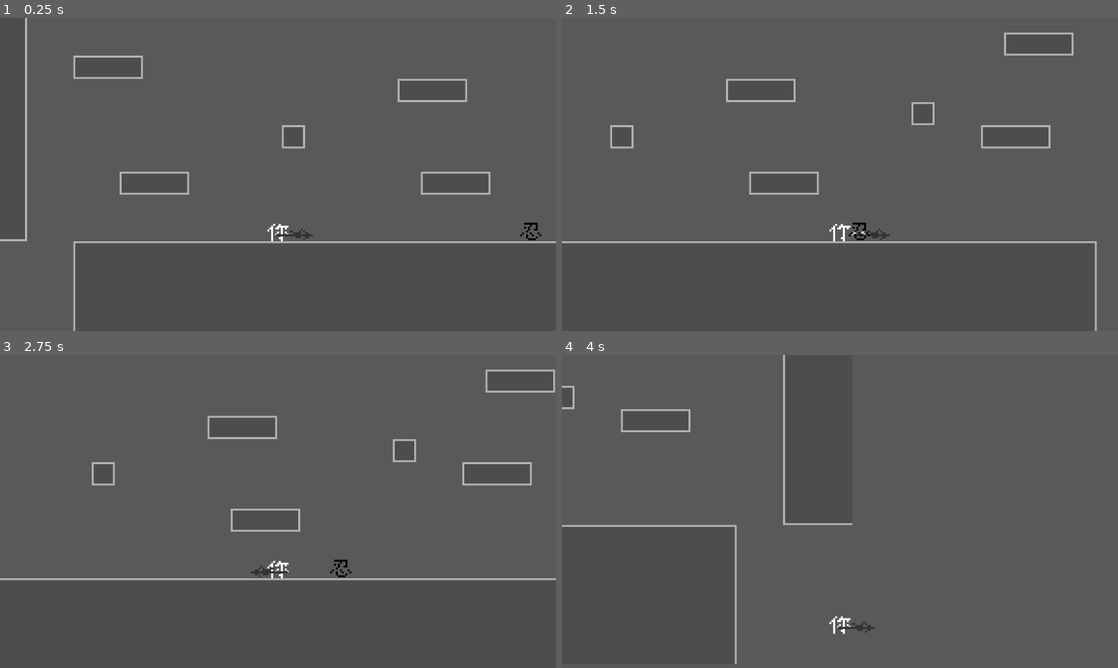
Above: before the commit, frames 1-4 (two rows, left to right).
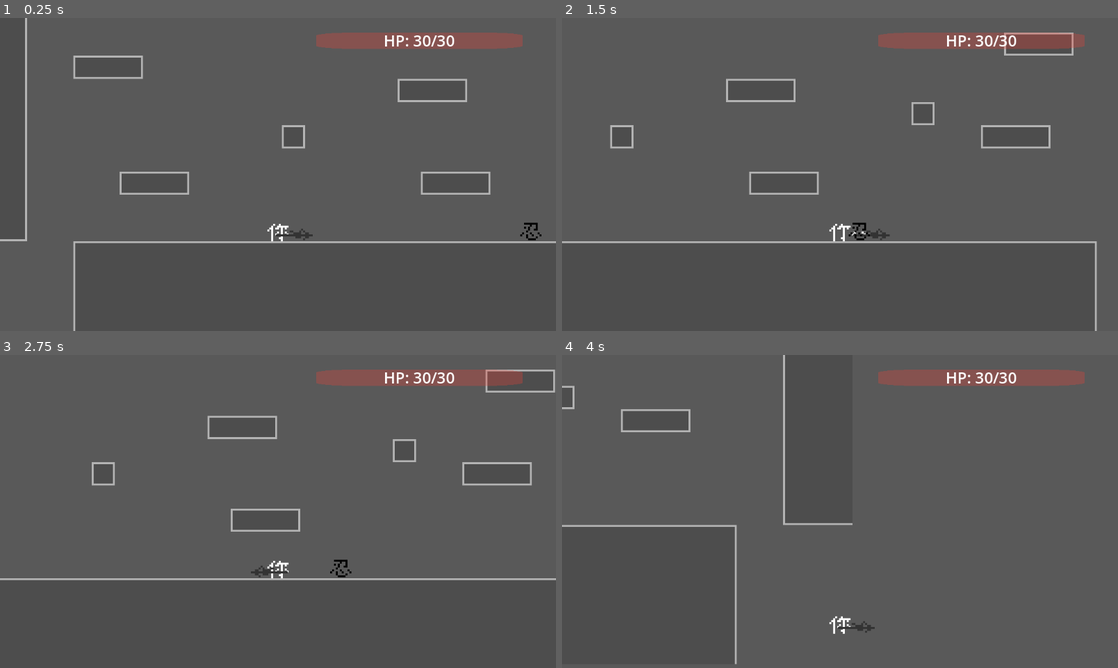
Above: after the commit, the same moments.

Repository: 123yangjiu/aminoacow
Game: Godot game, scene res://scene/map/battle_scene.tscn
Two runs of this game, one before a commit and one after it. Both use one fixed random seed, a clock stepped at 60 frames per second and the inputs below. The engine's default icon, where the game draws it, is replaced by a stand-in: a white triangle on a blue panel in a dark square.
Inputs:
- Up to frame 1 (0.25 s): no input
- Up to frame 2 (1.5 s): tap Enter at 0.5 s; hold Space (exchange_weapon) 0.53-1.28 s; hold Right (ui_right) from 0.53 s (still down); tap Z (jump) at 0.77 s; tap X (attack) at 1.35 s
- Up to frame 3 (2.75 s): tap Z (jump) at 1.52 s; tap Space (exchange_weapon) at 1.55 s; release Right (ui_right) at 2.03 s; hold Left (ui_left) from 2.03 s (still down); hold Space (exchange_weapon) from 2.03 s (still down)
- Up to frame 4 (4 s): release Left (ui_left) at 2.78 s; release Space (exchange_weapon) at 2.78 s; hold Right (ui_right) from 2.78 s (still down); tap C (roll) at 2.85 s; tap Z (jump) at 3.02, 3.77 s; tap Space (exchange_weapon) at 3.05 s; hold Space (exchange_weapon) from 3.53 s (still down)

The runs differ from the first frame. In frame 1, 1.8% of the frame differs, in the area x 56-94%, y 4-10%; in frame 2, 1.8%; in frame 3, 1.8%; in frame 4, 1.8%.

Commit message:
add health status bar
增加血条显示部分，非常丑陋

Diff:
--- a/global/events.gd
+++ b/global/events.gd
@@ -1 +1,4 @@
 extends Node
+
+signal hand_add_weapon(Weapon)
+signal player_hp_changed(float)
--- a/resource/character/character_stats.gd
+++ b/resource/character/character_stats.gd
@@ -11,6 +11,10 @@
 @export var jump_speed:float
 @export var roll_factor:	float =3.0
 @export var roll_interval:float = 1
+# role default 1
+# 0 is player
+# 1 is not player but others
+@export var role : int = 1
 
 var health:int :set = set_health
 var health_mode:float = 1.0
@@ -19,6 +23,8 @@
 func set_health(value:int)->void:
 	health = clampi(value,0,max_health)
 	stats_changed.emit()
+	if (role == 0):
+		Events.player_hp_changed.emit(float(health) / max_health, max_health)
 	var ori_health_mode = health_mode
 	health_mode = 0  #满血时是1，半血是0.5
 	for i in range(10):
--- /dev/null
+++ b/scene/health_stat_control.tscn
@@ -0,0 +1,89 @@
+[gd_scene load_steps=7 format=3 uid="uid://pgnprmdvj076"]
+
+[ext_resource type="Script" uid="uid://d2tqmichfraq8" path="res://script/character_related/health_stat_control.gd" id="1_1bxaa"]
+[ext_resource type="Texture2D" uid="uid://cjyr1lehb7mvi" path="res://icon.svg" id="1_aqcnw"]
+
+[sub_resource type="Shader" id="Shader_aqcnw"]
+code = "// NOTE: Shader automatically converted from Godot Engine 4.4.1.stable's CanvasItemMaterial.
+
+shader_type canvas_item;
+render_mode blend_mix;
+
+uniform float hp : hint_range(0.0, 1.0);
+uniform float radius : hint_range(0.0, 0.5);
+uniform sampler2D noise;
+
+//uniform vec4 red = vec4(239., 65., 54., 255.);
+uniform vec4 RED = vec4(0.937, 0.254, 0.211, .7);
+// uniform vec4 red = vec4(255., 0., 0., 255.);
+uniform vec4 GREY = vec4(26., 41., 51., 200.);
+
+uniform float offset_rate_x : hint_range(0.0, 10.0) = 1.0;
+uniform float offset_rate_y : hint_range(0.0, 10.0) = 1.0;
+//uniform vec4 red = vec4(26., 41., 51., 255.);
+
+float dis(vec2 a, vec2 b) {
+	return sqrt((a.x - b.x) * (a.x - b.x) + (a.y - b.y) * (a.y - b.y));
+}
+
+bool onBorder(vec2 xy) {
+	if ((xy.x < radius || xy.x + radius > 1.0) && (xy.y < radius || xy.y + radius > 1.0)) {
+		float minDis = min(
+				min(dis(xy, vec2(radius, radius)), dis(xy, vec2(radius, 1. - radius))),
+				min(dis(xy, vec2(1. - radius, radius)), dis(xy, vec2(1. - radius, 1. - radius)))
+		);
+		return (minDis > radius);
+	}
+	return false;
+}
+
+float sigmoid(float x) {
+	return 1. / (1. + exp(x));
+}
+
+void fragment() {
+	COLOR = GREY / 255.0;
+	if (UV.x < hp) COLOR = RED; // vec4(0.937, 0.254, 0.211, 1);
+	if (onBorder(UV)) COLOR = vec4(1, 1, 1, 0);
+}"
+
+[sub_resource type="FastNoiseLite" id="FastNoiseLite_1bxaa"]
+
+[sub_resource type="NoiseTexture2D" id="NoiseTexture2D_f703e"]
+width = 16
+height = 16
+noise = SubResource("FastNoiseLite_1bxaa")
+
+[sub_resource type="ShaderMaterial" id="ShaderMaterial_1bxaa"]
+shader = SubResource("Shader_aqcnw")
+shader_parameter/hp = 0.35
+shader_parameter/radius = 0.2
+shader_parameter/noise = SubResource("NoiseTexture2D_f703e")
+shader_parameter/RED = Vector4(0.937, 0.254, 0.211, 0.3)
+shader_parameter/GREY = Vector4(26, 41, 51, 255)
+shader_parameter/offset_rate_x = 1.0
+shader_parameter/offset_rate_y = 1.0
+
+[node name="HealthStatControl" type="Control"]
+layout_mode = 3
+anchors_preset = 0
+offset_right = 40.0
+offset_bottom = 40.0
+script = ExtResource("1_1bxaa")
+
+[node name="Sprite2D" type="Sprite2D" parent="."]
+material = SubResource("ShaderMaterial_1bxaa")
+position = Vector2(-1.19209e-07, -3.57628e-07)
+scale = Vector2(3.34766, 0.265625)
+texture = ExtResource("1_aqcnw")
+
+[node name="Label" type="Label" parent="."]
+layout_mode = 1
+offset_left = -79.0
+offset_top = -23.0
+offset_right = 79.0
+offset_bottom = 22.0
+theme_override_font_sizes/font_size = 32
+text = "000/000"
+horizontal_alignment = 1
+vertical_alignment = 1
--- a/scene/map/battle_scene.tscn
+++ b/scene/map/battle_scene.tscn
@@ -1,17 +1,18 @@
-[gd_scene load_steps=5 format=4 uid="uid://dpfye6pgjp1ow"]
+[gd_scene load_steps=6 format=4 uid="uid://dpfye6pgjp1ow"]
 
 [ext_resource type="PackedScene" uid="uid://cbdhuaxe66pds" path="res://scene/character/player.tscn" id="2_1ulb3"]
 [ext_resource type="TileSet" uid="uid://7pkhrqjr24r7" path="res://fold_resource/main_tile_set.tres" id="3_ide23"]
 [ext_resource type="PackedScene" uid="uid://01q2kdrfohs1" path="res://scene/character/ninja.tscn" id="4_5df6j"]
+[ext_resource type="PackedScene" uid="uid://pgnprmdvj076" path="res://scene/health_stat_control.tscn" id="4_ytx2v"]
 [ext_resource type="Resource" uid="uid://bx070af8rsp8s" path="res://stats/weapon/qiang/qiang.tres" id="5_5tjbu"]
 
 [node name="BattleScene" type="Node2D"]
 
 [node name="ColorRect" type="ColorRect" parent="."]
-offset_left = -466.0
-offset_top = -237.0
-offset_right = 577.0
-offset_bottom = 300.0
+offset_left = -463.0
+offset_top = -234.0
+offset_right = 580.0
+offset_bottom = 303.0
 mouse_filter = 2
 color = Color(0.35, 0.35, 0.35, 1)
 
@@ -26,5 +27,15 @@
 position = Vector2(46, 90)
 init_weapon = ExtResource("5_5tjbu")
 
+[node name="CanvasLayer" type="CanvasLayer" parent="CharacterLayer/Player"]
+offset = Vector2(830, 50)
+transform = Transform2D(1, 0, 0, 1, 830, 50)
+
+[node name="HealthStatControl" parent="CharacterLayer/Player/CanvasLayer" instance=ExtResource("4_ytx2v")]
+offset_left = 39.0
+offset_top = -3.0
+offset_right = 79.0
+offset_bottom = 37.0
+
 [node name="Ninja" parent="CharacterLayer" instance=ExtResource("4_5df6j")]
 position = Vector2(177, 91)
--- a/script/character_related/hand.gd
+++ b/script/character_related/hand.gd
@@ -9,6 +9,7 @@
 	var weapon_ready = weapon_template.instantiate()
 	weapon_ready.stats = weapon_stats
 	self.add_child(weapon_ready)
+	Events.hand_add_weapon.emit(weapon_ready)
 	get_tree().get_first_node_in_group("Player").current_weapon = weapon_ready
 
 func hand_move()->void:
--- /dev/null
+++ b/script/character_related/health_stat_control.gd
@@ -0,0 +1,10 @@
+extends Control
+
+func _ready() -> void:
+	Events.player_hp_changed.connect(_set_hp)
+
+func _set_hp(hp : float, max_health : int):
+	print("Set to ", hp, " with ", max_health)
+	#$Sprite2D.set_instance_shader_parameter("hp", hp)
+	$Sprite2D.material.set_shader_parameter("hp", hp)
+	$Label.text = "HP: %d/%d" % [int(hp * max_health), max_health]
--- a/stats/weapon/gong/arrow_scene.tscn
+++ b/stats/weapon/gong/arrow_scene.tscn
@@ -16,6 +16,7 @@
 shape = ExtResource("2_nkrpt")
 
 [node name="VisibleOnScreenNotifier2D" type="VisibleOnScreenNotifier2D" parent="."]
+rect = Rect2(-7, -2, 14, 4)
 
 [node name="Timer" type="Timer" parent="VisibleOnScreenNotifier2D"]
 wait_time = 0.2
--- a/stats/you/you.tres
+++ b/stats/you/you.tres
@@ -11,4 +11,5 @@
 jump_speed = -250.0
 roll_factor = 3.0
 roll_interval = 1.0
+role = 0
 metadata/_custom_type_script = "uid://bptq7c5xo6cko"
Not shown, added: script/character_related/health_stat_control.gd.uid
Not shown: 1 places in stats/weapon/gong/gong.tres that only renumber resources
Not shown, added: CHANGELOG.md
